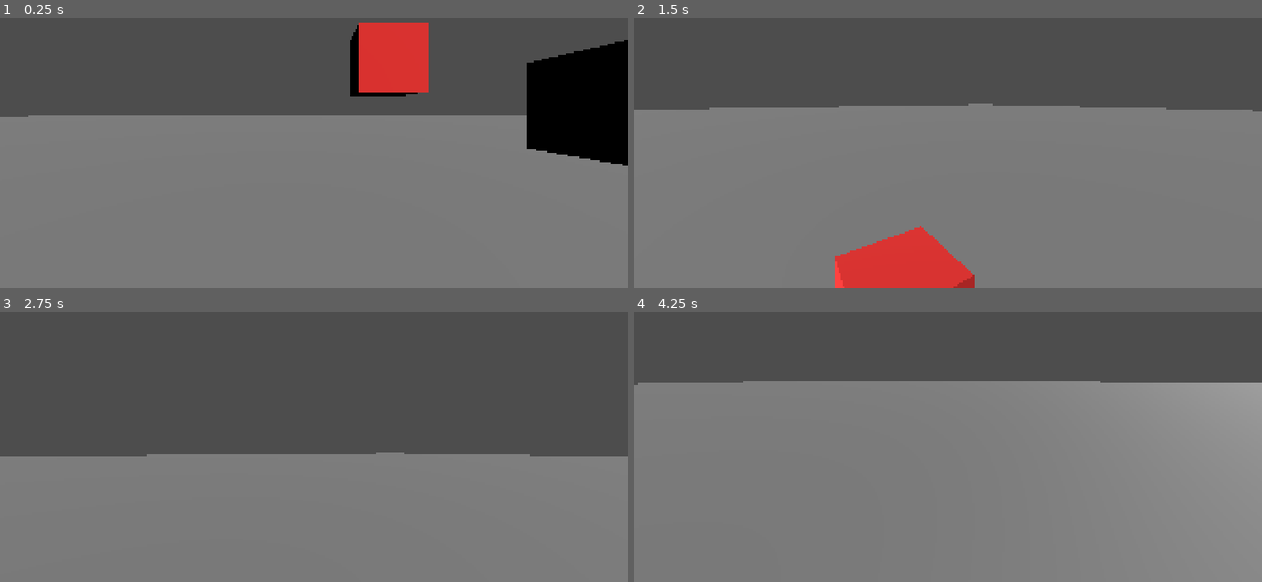
Above: before the commit, frames 1-4 (two rows, left to right).
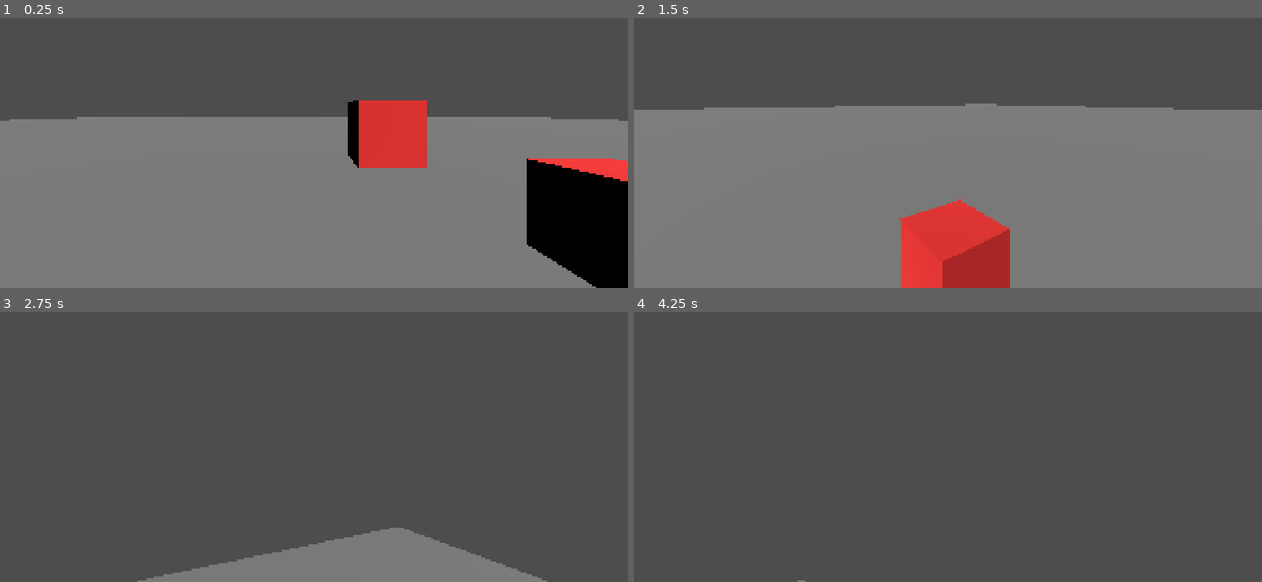
Above: after the commit, the same moments.

Repository: chirp-games/one-bit-14
Game: Godot game, scene res://odins_tests/test1.tscn
Same seed, same stepped clock (60 frames per second), same inputs: the game is played once before the commit and once after it. This scene is started directly instead of the project's main scene.
Inputs (mouse positions are in pixels of both pictures, inside the frame that each line leads up to):
- Up to frame 1 (0.25 s): no input
- Up to frame 2 (1.5 s): move the mouse to (979, 109) at 0.52 s; hold W (forward) from 0.53 s (still down); tap Space (jump) at 0.77 s; move the mouse to (916, 112) at 1.27 s
- Up to frame 3 (2.75 s): keep holding W (forward); tap Space (jump) at 1.52 s; move the mouse to (326, 398) at 2.02 s
- Up to frame 4 (4.25 s): keep holding W (forward); move the mouse to (941, 411) at 2.77 s; tap Space (jump) at 3.02, 3.77 s; move the mouse to (991, 409) at 3.52 s

The runs differ from the first frame. In frame 1, 20% of the frame differs, in the area x 0-100%, y 1-100%; in frame 2, 5.1%; in frame 3, 40%; in frame 4, 74%, in the area x 0-100%, y 25-100%.

Commit message:
Force ≠ Impulse

Diff:
--- a/jakes_test/BlackHole.tscn
+++ b/jakes_test/BlackHole.tscn
@@ -6,7 +6,7 @@
 
 [node name="BlackHole" type="Node3D" unique_id=1549274347]
 script = ExtResource("2_87a4u")
-gravity = 15
+gravity = 1000
 
 [node name="Area3D" type="Area3D" parent="." unique_id=438350043]
 
--- a/jakes_test/center_of_gravity.gd
+++ b/jakes_test/center_of_gravity.gd
@@ -10,6 +10,6 @@
 		var apply_gravity = gravity * delta * (1. / float(pow(dist, 2.))) * body.global_position.direction_to(global_position)
 
 		if body is RigidBody3D:
-			body.apply_central_impulse(apply_gravity)
+			body.apply_force(apply_gravity)
 		if body is CharacterBody3D:
 			body.velocity += apply_gravity
--- a/odins_tests/character_body_3d.gd
+++ b/odins_tests/character_body_3d.gd
@@ -46,6 +46,6 @@
 		var c = get_slide_collision(i)
 		var obj: CollisionObject3D = c.get_collider()
 		if obj is RigidBody3D and obj.is_in_group("pushable"):
-			c.get_collider().apply_central_impulse(-c.get_normal() * .2)
+			c.get_collider().apply_force(-c.get_normal())
 
 	move_and_slide()
--- a/odins_tests/test1.tscn
+++ b/odins_tests/test1.tscn
@@ -7,6 +7,9 @@
 [sub_resource type="PlaneMesh" id="PlaneMesh_gm6uc"]
 size = Vector2(200, 200)
 
+[sub_resource type="PhysicsMaterial" id="PhysicsMaterial_3435s"]
+friction = 0.3
+
 [sub_resource type="WorldBoundaryShape3D" id="WorldBoundaryShape3D_gm6uc"]
 
 [node name="Node3D" type="Node3D" unique_id=1439589701]
@@ -15,6 +18,7 @@
 mesh = SubResource("PlaneMesh_gm6uc")
 
 [node name="StaticBody3D" type="StaticBody3D" parent="MeshInstance3D" unique_id=153640908]
+physics_material_override = SubResource("PhysicsMaterial_3435s")
 
 [node name="CollisionShape3D" type="CollisionShape3D" parent="MeshInstance3D/StaticBody3D" unique_id=1858435546]
 shape = SubResource("WorldBoundaryShape3D_gm6uc")
